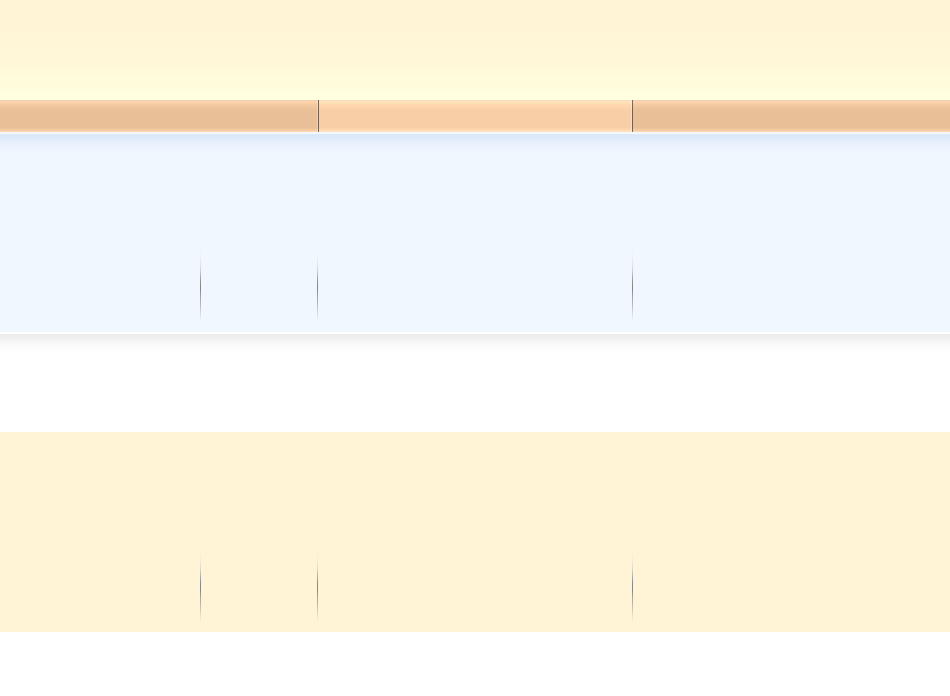
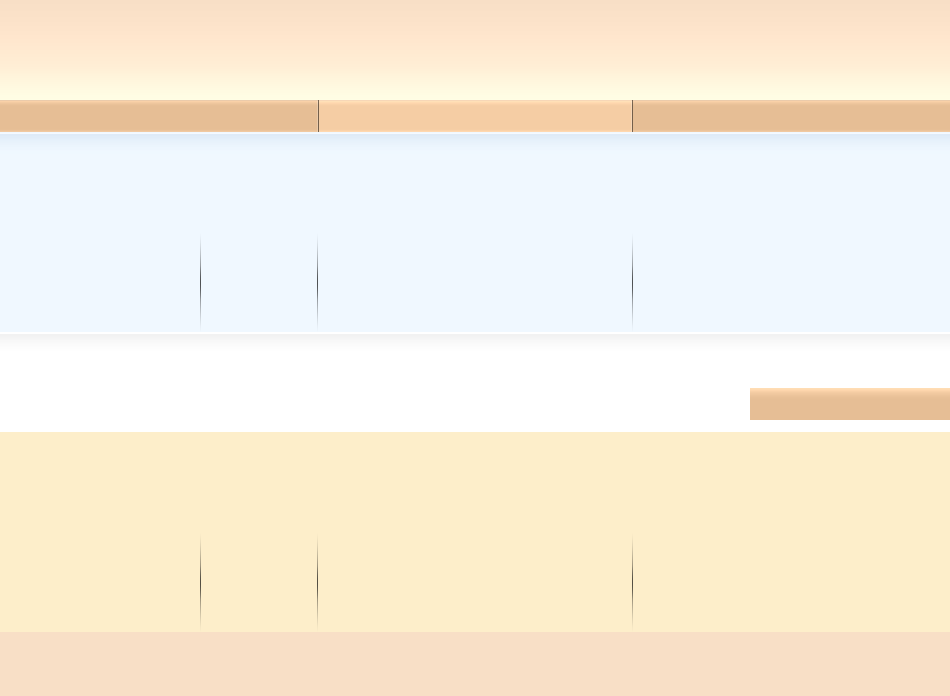
Comparing the layer stacks of the two 950px x 696px images. Changes:
painted on "navbar button" over [left=0, top=100, right=950, bottom=132]
painted on "header" over [left=0, top=0, right=950, bottom=100]
painted on "navbar" over [left=0, top=100, right=950, bottom=132]
painted on "header widgets" over [left=0, top=134, right=950, bottom=142]
painted on "header boxes" over [left=200, top=234, right=633, bottom=331]
added layer "widget header" above "body" over [left=750, top=388, right=950, bottom=420]
painted on "footer widgets" over [left=0, top=432, right=950, bottom=532]
painted on "footer boxes" over [left=0, top=532, right=950, bottom=632]
painted on "footer" over [left=0, top=632, right=950, bottom=696]
